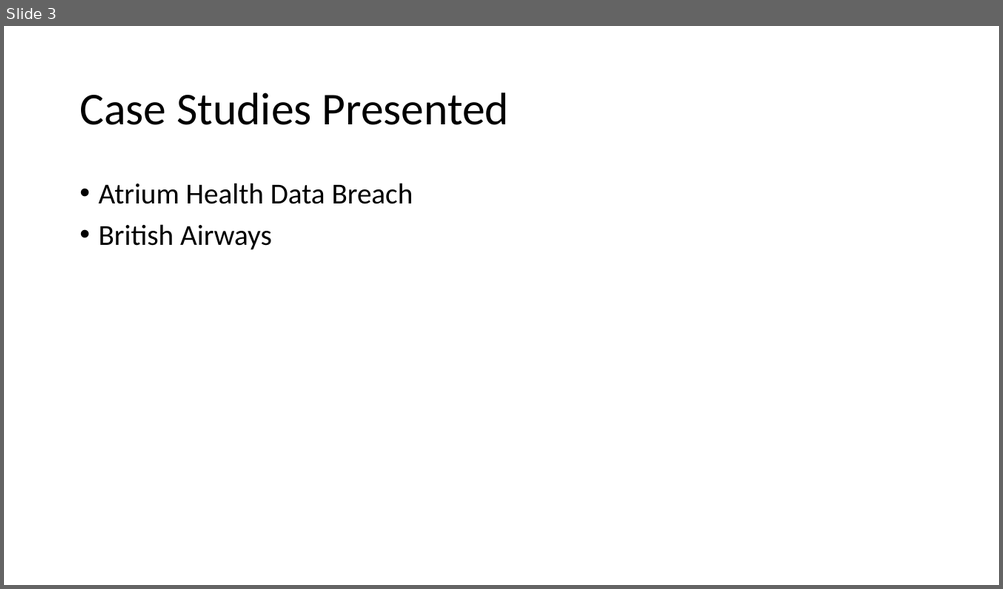
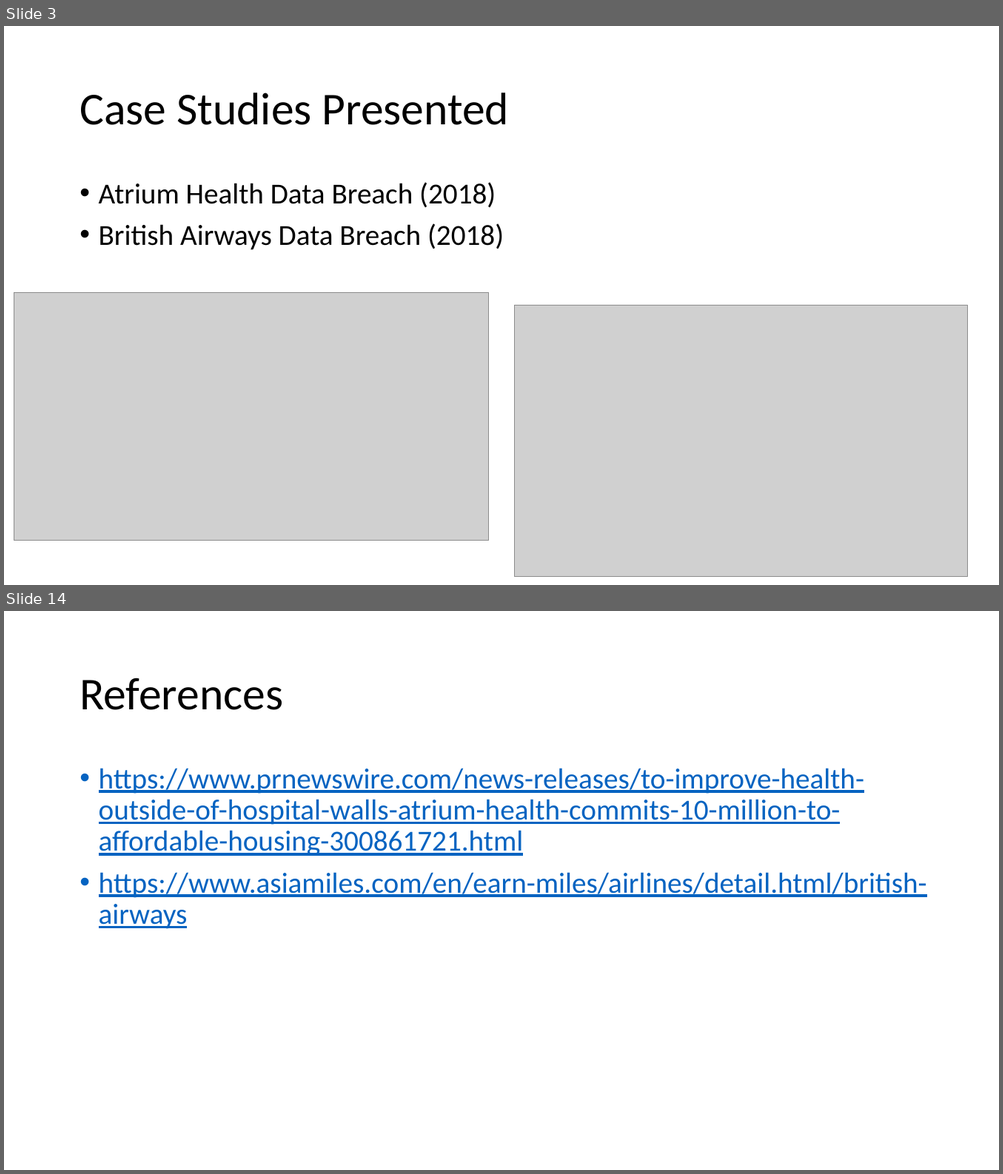
Before and after one commit to nicholasneo78/regression-analysis, a slide deck: CE4062-project.pptx. Shown one above the other, each under a label of ours: slide 3 before the commit, slides 3 and 14 after it; the slides between them are not shown. The pictures are 1003x589 and 1003x1174 pixels, drawn with LibreOffice and Linux fonts; fonts in the diff are those of the drawing; grey boxes stand for pictures. Boxes give left, top, right and bottom in pixels: in the first picture for what was removed or moved away, otherwise in the second. Text is boxed around its words. In the diff, an @@ line names an element or a change of style, - is before the commit and + after.

```diff
--- a/CE4062-project.pptx
+++ b/CE4062-project.pptx
@@ slide 14 added at <box>4,611,999,1170</box>, background #FFFFFF @@
@@ title added at <box>79,678,283,710</box>, 44 pt, text #000000 @@
+References
@@ text added at <box>99,768,927,929</box>, 28 pt, text #0563C1, underline @@
+• https://www.prnewswire.com/news-releases/to-improve-health-outside-of-hospital-walls-atrium-health-commits-10-million-to-affordable-housing-300861721.html
+• https://www.asiamiles.com/en/earn-miles/airlines/detail.html/british-airways
@@ slide 3 changed as well @@
@@ text at <box>99,182,504,250</box>: text changed @@
-• Atrium Health Data Breach
-• British Airways
+• Atrium Health Data Breach (2018)
+• British Airways Data Breach (2018)
@@ picture added at <box>14,292,489,541</box> @@
@@ picture added at <box>515,306,967,577</box> @@
```
Also in this commit, not shown: 2 other slides changed, 8 other slides added.
